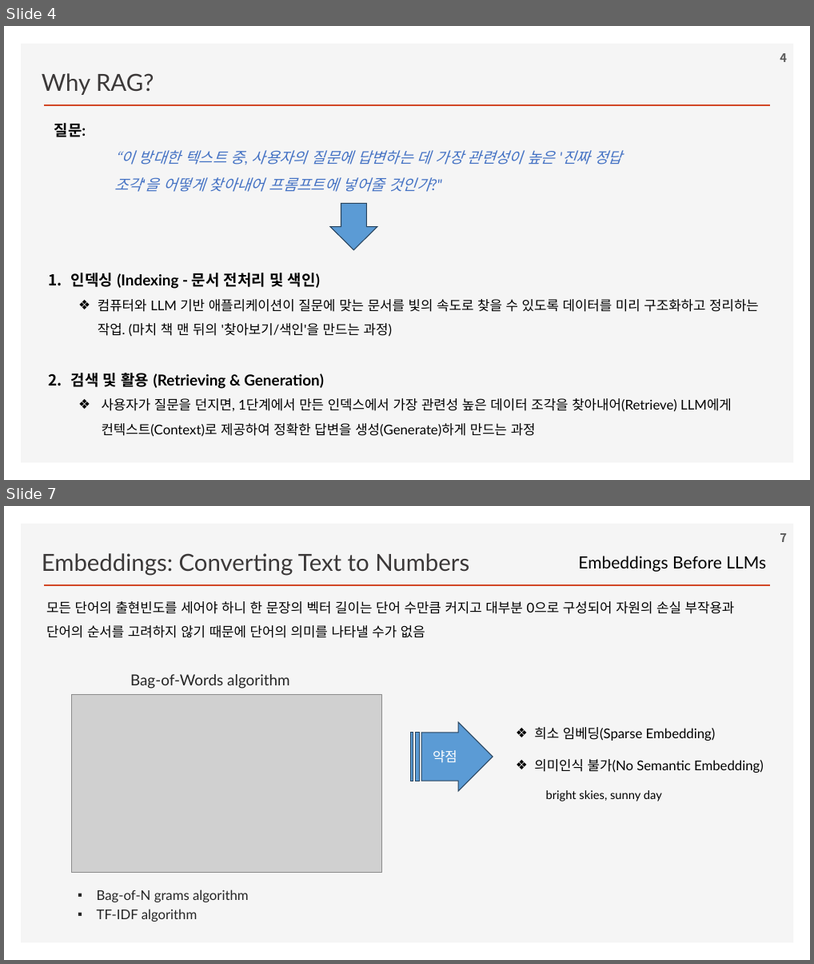
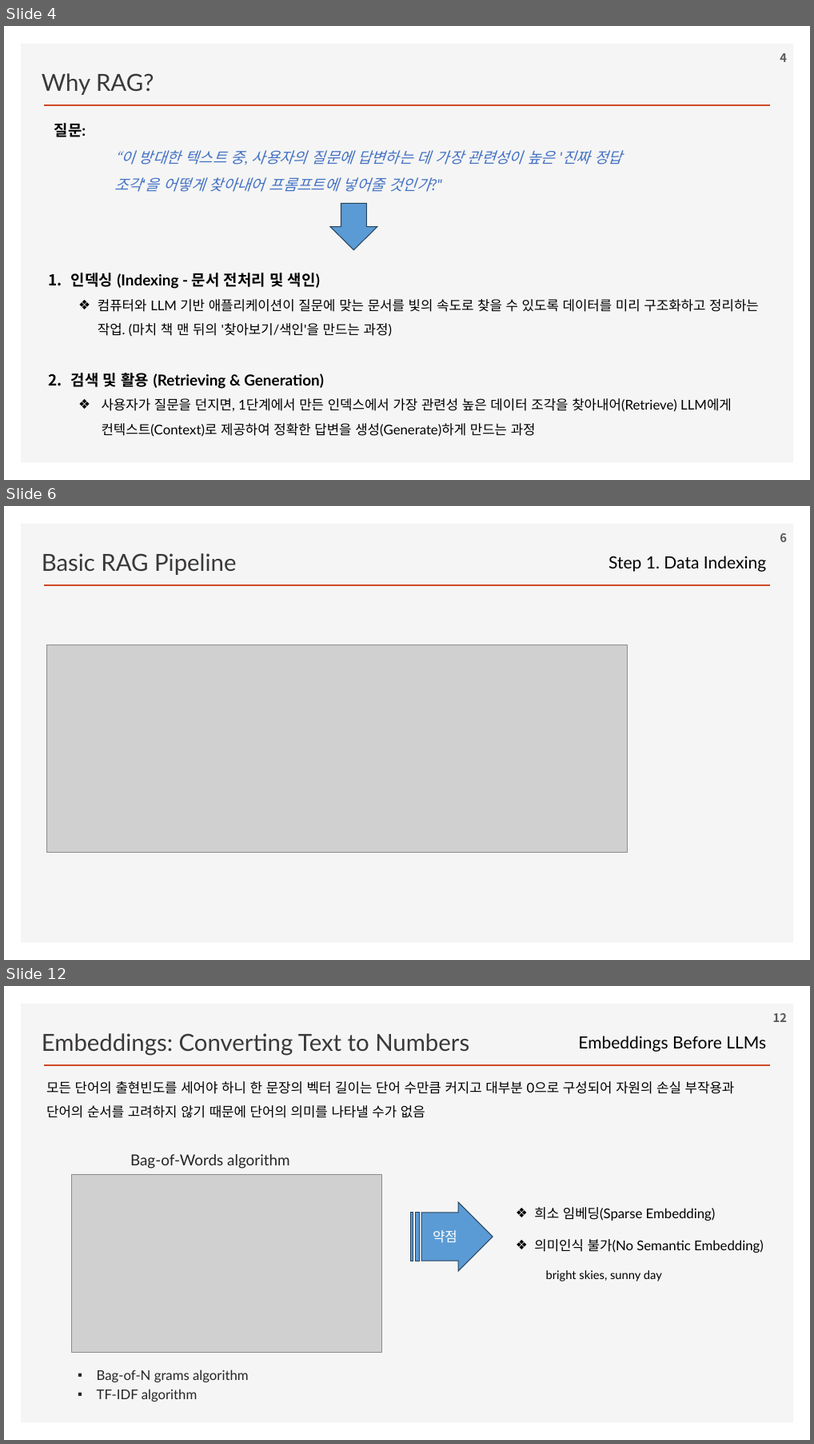
Before and after one commit to ancestor9/2026_Fall_Learning-Langchain-AI-Agent, a slide deck: ppts/CHAPTER 2 RAG Part I_Indexing Your Data.pptx. Shown one above the other, each under a label of ours: slides 4 and 7 before the commit, slides 4, 6 and 12 after it; the slides between them are not shown. The pictures are 814x964 and 814x1444 pixels, drawn with LibreOffice and Linux fonts; fonts in the diff are those of the drawing; grey boxes stand for pictures; background and template pictures are left out. Boxes give left, top, right and bottom in pixels: in the first picture for what was removed or moved away, otherwise in the second. Text is boxed around its words. In the diff, an @@ line names an element or a change of style, - is before the commit and + after.

```diff
--- a/ppts/CHAPTER 2 RAG Part I_Indexing Your Data.pptx
+++ b/ppts/CHAPTER 2 RAG Part I_Indexing Your Data.pptx
@@ slide 6 added at (x1=4, y1=506, x2=810, y2=960), background #FFFFFF; not listed: 2 template elements that a slide beside it also shows @@
@@ text added at (x1=42, y1=553, x2=236, y2=575), 28 pt, text #3B3838 @@
+Basic RAG Pipeline
@@ page number added at (x1=780, y1=533, x2=787, y2=542), 14 pt, text #595959, bold @@
+6
@@ text added at (x1=609, y1=556, x2=766, y2=572), 20 pt, text #000000 @@
+Step 1. Data Indexing
@@ picture added at (x1=47, y1=644, x2=628, y2=852) @@
@@ what was slide 7 is now slide 12 @@
@@ page number at (x1=774, y1=1013, x2=787, y2=1022): text changed @@
-7
+12
```
Also in this commit, not shown: 4 other slides added.
